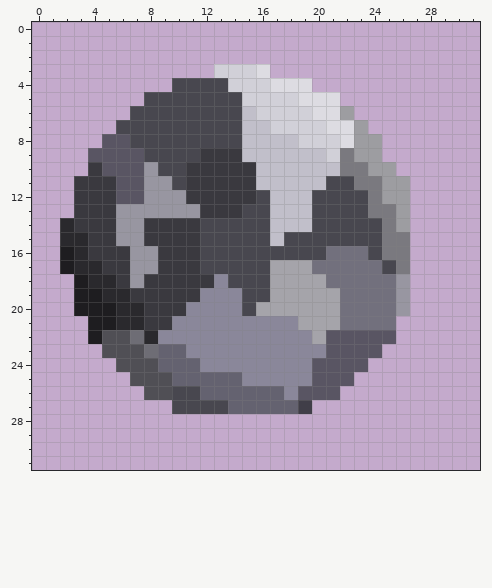
Pixel-art sprite -- sprites/items/vanadium.png. Above, as it was before the edit.
The file is 32x32 pixels. Colours within 5 levels of each other are drawn and written as one.
Once edited:
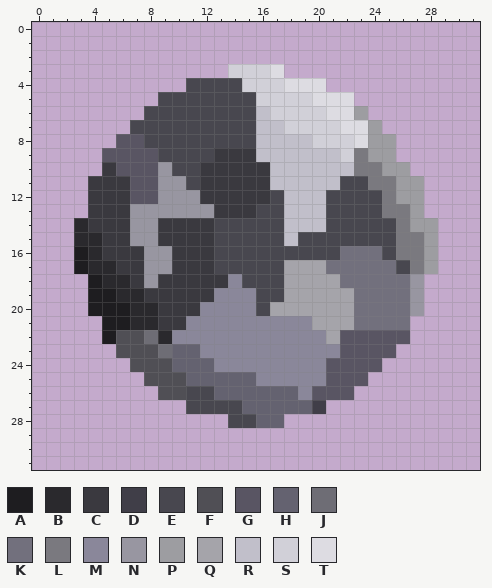
Palette (. is transparent): A #1e1d20  B #2a292d  C #3a393f  D #403e48  E #48474f  F #504f55  G #595563  H #646270  J #6e6d75  K #72707d  L #7a797f  M #8a879a  N #9896a1  P #9d9da1  Q #a5a4aa  R #c1bfca  S #d1d0d8  T #dddce2
Log entry: read desc made the vanadium sprite not off-centered and made the shape of the vanadium sprite symmetrical
From old to new:
Changed rows in their new state; - is an unchanged pixel.
first column x 2:
 3 -----------.--ST-----------
 4 --------.---E--S--T--------
 5 ------.------E---S--T------
 6 -----.-------ER---S-TP-----
 7 ----.--------E-R---S-TP----
 8 ---.-G-------E---R--ST-P---
 9 --.---G---E--C-----RSL-P---
10 --.C--GN-E----C-----R-L-P--
11 -.--C-G-NE----C----R-E-L-P-
12 -.--C-G--N----CE--R---EL-P-
13 -.--C-----N--C-E--R---E-LP-
14 .B--C-N---C----E--R----ELPP
15 .-B-C-N---C----ER------E-LP
16 .AB--C-N--C--------E--KE-LP
17 .A-B-C-N--C----E--Q----KELP
18 -.A-BCN----CM--E---Q----KN-
19 -.-A-B----C--M-E----Q---KN-
20 -.--A-B--C---ME-----Q---KN-
21 --.-A-B-C--------M--Q---K--
22 --.A-FJB----------MQ----G--
23 ---.--FJ-H---------M---G---
24 ----.--F--H-------M---G----
25 -----.--F----H----M--G-----
26 ------.-F-E-----HM--G------
27 --------.---E----HD--------
28 ------------EEHH-----------
Boxes around the changes in both pictures, in picture pixels (x1, y1, x2, y2):
changed: (60, 64, 438, 428)
